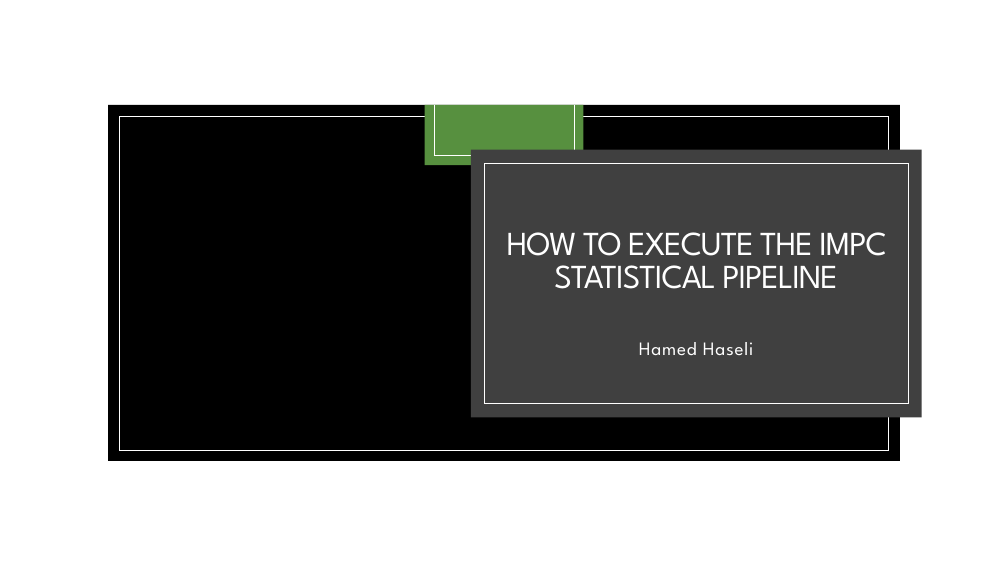
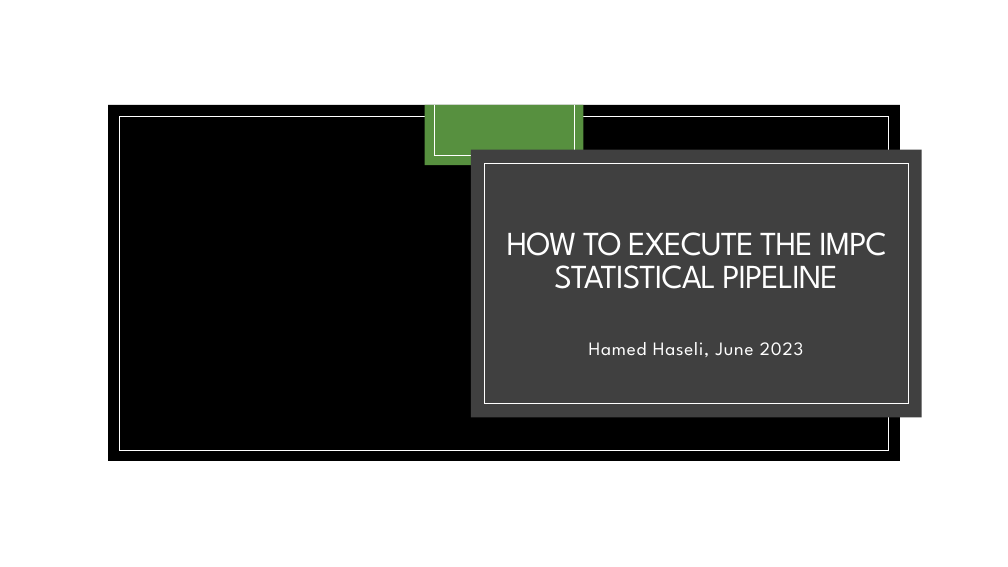
Before and after one commit to mpi2/impc_stats_pipeline, a slide deck: slide 1 of Slides/How to execute the IMPC statistical pipeline.pptx. Drawn at 1008x567 pixels with LibreOffice and Linux fonts; fonts in the diff are those of the drawing; background and template pictures are left out. Boxes give left, top, right and bottom in pixels: in the first picture for what was removed or moved away, otherwise in the second. Text is boxed around its words. In the diff, an @@ line names an element or a change of style, - is before the commit and + after.

```diff
--- a/Slides/How to execute the IMPC statistical pipeline.pptx
+++ b/Slides/How to execute the IMPC statistical pipeline.pptx
@@ subtitle at (589,342,804,357): text changed @@
-Hamed Haseli
+Hamed Haseli, June 2023
```
Also in this commit, not shown: 6 other slides changed, 3 slides added, 1 other file.
